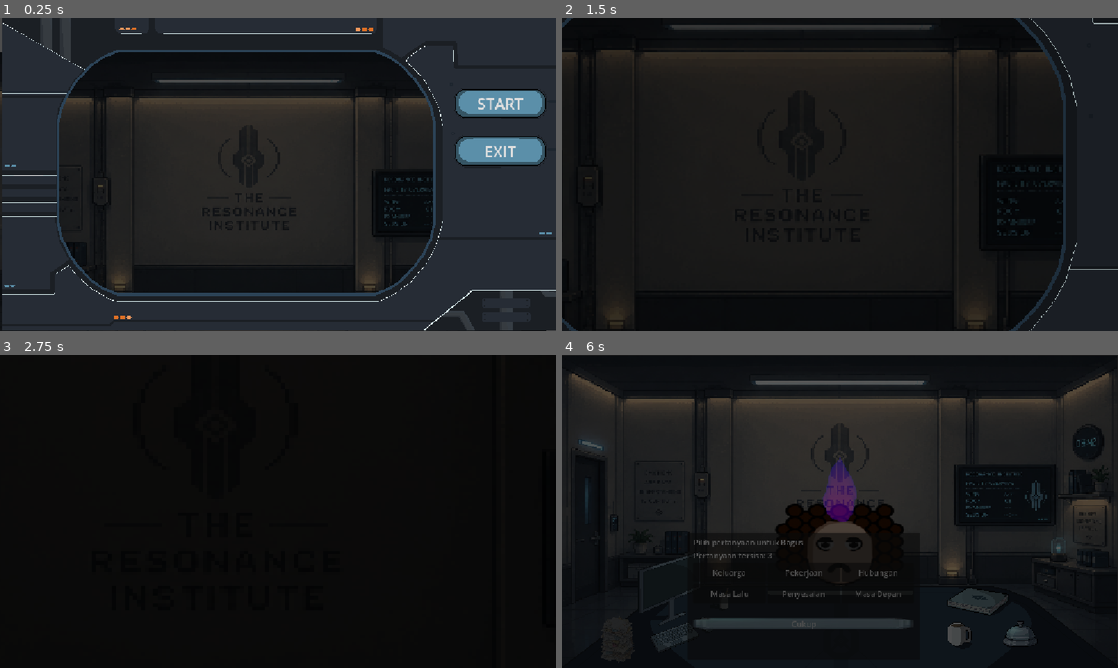
Above: before the commit, frames 1-4 (two rows, left to right).
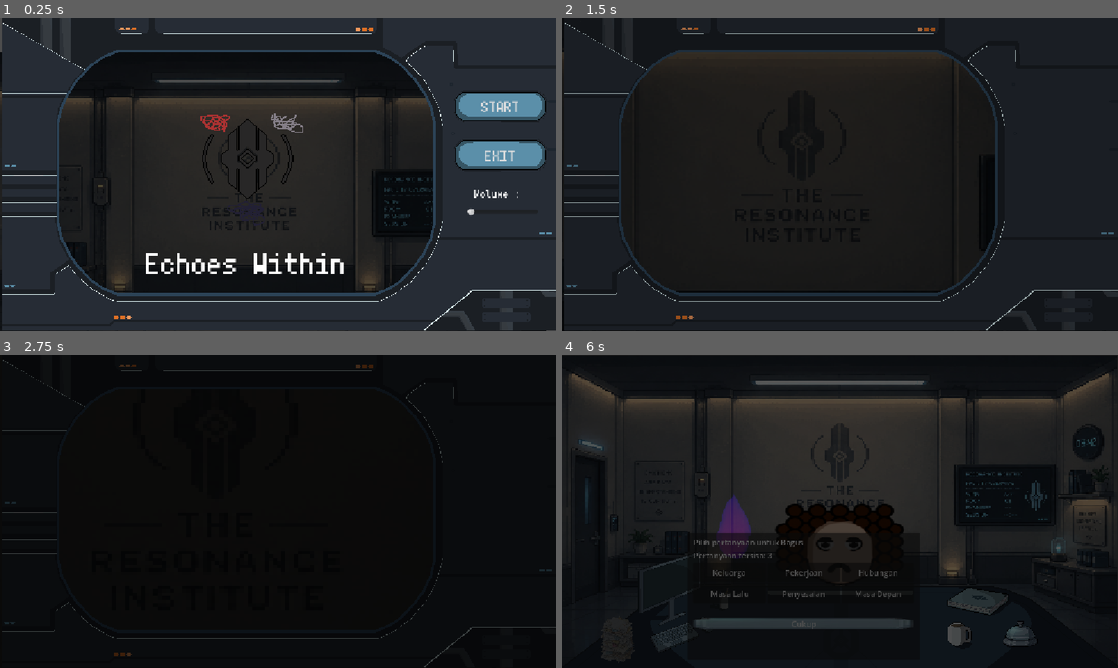
Above: after the commit, the same moments.

Repository: AzkaLufthansa/coral-memory
Game: Godot game, scene res://Scenes/Menu/main_menu.tscn
Two runs of this game, one before a commit and one after it. Both use one fixed random seed, a clock stepped at 60 frames per second and the inputs below.
Inputs (mouse positions are in pixels of both pictures, inside the frame that each line leads up to):
- Up to frame 1 (0.25 s): no input
- Up to frame 2 (1.5 s): click "START" at 0.5 s; move the mouse to (962, 158) at 1.27 s; click (962, 158) at 1.42 s
- Up to frame 3 (2.75 s): move the mouse to (166, 527) at 2.02 s; click (166, 527) at 2.17 s
- Up to frame 4 (6 s): move the mouse to (895, 442) at 2.77 s; click (895, 442) at 2.92 s; move the mouse to (812, 574) at 3.52 s; click (812, 574) at 3.67 s; click (662, 589) at 4.25 s; click (979, 602) at 5 s; click (1023, 636) at 5.75 s

The runs differ from the first frame. In frame 1, 3.4% of the frame differs, in the area x 26-99%, y 22-82%; in frame 2, 8.4%, in the area x 0-100%, y 0-100%; in frame 3, 0.6%; in frame 4, 1.3%.

Commit message:
feat: add logo title, fix some ui

Diff:
--- a/NPC/patient.tscn
+++ b/NPC/patient.tscn
@@ -11,6 +11,10 @@
 [node name="Patient" type="Node2D" unique_id=1105038763]
 script = ExtResource("1_patient")
 
+[node name="Echo" parent="." unique_id=497236418 instance=ExtResource("3_echo")]
+z_index = 2
+position = Vector2(-220, 125)
+
 [node name="Sprite" type="Sprite2D" parent="." unique_id=1556212521]
 position = Vector2(0, 164)
 scale = Vector2(2, 1.5)
@@ -22,10 +26,6 @@
 [node name="ClickShape" type="CollisionShape2D" parent="ClickArea" unique_id=1678553417]
 position = Vector2(5, 208)
 shape = SubResource("RectangleShape2D_click")
-
-[node name="Echo" parent="." unique_id=497236418 instance=ExtResource("3_echo")]
-z_index = 2
-position = Vector2(0, 49)
 
 [node name="NameLabel" type="Label" parent="." unique_id=1826291754]
 offset_left = -180.0
--- a/Scenes/Menu/main_menu.tscn
+++ b/Scenes/Menu/main_menu.tscn
@@ -3,11 +3,50 @@
 [ext_resource type="Script" uid="uid://c3n1vx54gf03u" path="res://Scripts/Menu/main_menu.gd" id="1_pn3xf"]
 [ext_resource type="Texture2D" uid="uid://da5pdn361lsiv" path="res://Assets/RealAssets/bg_cropped.png" id="2_17gaq"]
 [ext_resource type="Texture2D" uid="uid://my1mq8l3cfwa" path="res://Assets/RealAssets/MainMenu/Main Menu Foreground.png" id="3_nbh3q"]
+[ext_resource type="FontFile" uid="uid://csmbxujwlcspk" path="res://Assets/Fonts/Fusion Pixel 10px Monospaced/fusion-pixel-10px-monospaced-ja.otf" id="4_1di0l"]
 [ext_resource type="StyleBox" uid="uid://ipe4o1b1b1ic" path="res://Button_Effect/menu_normal.tres" id="4_4qbh4"]
 [ext_resource type="StyleBox" uid="uid://bajdaf5lgfdj8" path="res://Button_Effect/menu_clicked.tres" id="5_3ko7u"]
 [ext_resource type="Texture2D" uid="uid://dnjdour47lnud" path="res://Assets/Sprites/karpet.png" id="6_gpijq"]
 [ext_resource type="StyleBox" uid="uid://cgqt7rc5rbnya" path="res://Button_Effect/menu_hover.tres" id="6_jqrnd"]
 [ext_resource type="AudioStream" uid="uid://d1kl38618vy5x" path="res://Assets/SFX/Click-1.mp3" id="9_w1xia"]
+[ext_resource type="Texture2D" uid="uid://b71klj1uw1mkc" path="res://Assets/Logo/LogoTitle.png" id="10_w1xia"]
+
+[sub_resource type="Animation" id="Animation_nbh3q"]
+length = 0.001
+tracks/0/type = "value"
+tracks/0/imported = false
+tracks/0/enabled = true
+tracks/0/path = NodePath("Title/Logo:frame")
+tracks/0/interp = 1
+tracks/0/loop_wrap = true
+tracks/0/keys = {
+"times": PackedFloat32Array(0),
+"transitions": PackedFloat32Array(1),
+"update": 1,
+"values": [0]
+}
+
+[sub_resource type="Animation" id="Animation_4qbh4"]
+resource_name = "logo"
+length = 3.3
+tracks/0/type = "value"
+tracks/0/imported = false
+tracks/0/enabled = true
+tracks/0/path = NodePath("Title/Logo:frame")
+tracks/0/interp = 1
+tracks/0/loop_wrap = true
+tracks/0/keys = {
+"times": PackedFloat32Array(0.06999993, 0.40333328, 0.7699999, 1.1366667, 1.4833332, 1.8299999, 2.1533334, 2.51),
+"transitions": PackedFloat32Array(1, 1, 1, 1, 1, 1, 1, 1),
+"update": 1,
+"values": [0, 1, 2, 3, 4, 5, 6, 7]
+}
+
+[sub_resource type="AnimationLibrary" id="AnimationLibrary_3ko7u"]
+_data = {
+&"RESET": SubResource("Animation_nbh3q"),
+&"logo": SubResource("Animation_4qbh4")
+}
 
 [node name="MainMenu" type="CanvasLayer" unique_id=1162107157]
 script = ExtResource("1_pn3xf")
@@ -35,9 +74,10 @@
 [node name="Start" type="Button" parent="Button" unique_id=1640541135]
 layout_mode = 0
 offset_left = 940.0
-offset_top = 144.0
+offset_top = 150.0
 offset_right = 1134.0
-offset_bottom = 210.0
+offset_bottom = 215.99988
+theme_override_fonts/font = ExtResource("4_1di0l")
 theme_override_font_sizes/font_size = 32
 theme_override_styles/normal = ExtResource("4_4qbh4")
 theme_override_styles/pressed = ExtResource("5_3ko7u")
@@ -48,9 +88,10 @@
 [node name="Exit" type="Button" parent="Button" unique_id=1128903568]
 layout_mode = 0
 offset_left = 940.0
-offset_top = 242.0
+offset_top = 250.0
 offset_right = 1134.0
-offset_bottom = 310.0
+offset_bottom = 317.99988
+theme_override_fonts/font = ExtResource("4_1di0l")
 theme_override_font_sizes/font_size = 32
 theme_override_styles/normal = ExtResource("4_4qbh4")
 theme_override_styles/pressed = ExtResource("5_3ko7u")
@@ -185,6 +226,56 @@
 stream = ExtResource("9_w1xia")
 bus = &"Music"
 
+[node name="Title" type="Control" parent="." unique_id=1638160207]
+layout_mode = 3
+anchors_preset = 0
+offset_right = 40.0
+offset_bottom = 40.0
+
+[node name="Logo" type="Sprite2D" parent="Title" unique_id=1402570627]
+position = Vector2(513, 309)
+scale = Vector2(2.3828125, 2.078125)
+texture = ExtResource("10_w1xia")
+hframes = 8
+
+[node name="TitleLabel" type="Label" parent="Title" unique_id=1877470383]
+layout_mode = 0
+offset_left = 302.0
+offset_top = 473.0
+offset_right = 718.0
+offset_bottom = 538.0
+theme_override_fonts/font = ExtResource("4_1di0l")
+theme_override_font_sizes/font_size = 64
+text = "Echoes Within"
+
+[node name="AnimationPlayer" type="AnimationPlayer" parent="." unique_id=42054587]
+libraries/ = SubResource("AnimationLibrary_3ko7u")
+autoplay = &"logo"
+
+[node name="Volume" type="Control" parent="." unique_id=1479695498]
+layout_mode = 3
+anchors_preset = 0
+offset_right = 40.0
+offset_bottom = 40.0
+
+[node name="HSlider" type="HSlider" parent="Volume" unique_id=1799483421]
+layout_mode = 0
+offset_left = 968.0
+offset_top = 393.0
+offset_right = 1115.0
+offset_bottom = 410.0
+max_value = 10.0
+
+[node name="Label" type="Label" parent="Volume" unique_id=428525921]
+layout_mode = 0
+offset_left = 983.0
+offset_top = 350.0
+offset_right = 1079.0
+offset_bottom = 375.0
+theme_override_fonts/font = ExtResource("4_1di0l")
+theme_override_font_sizes/font_size = 24
+text = "Volume :"
+
 [connection signal="pressed" from="Button/Start" to="." method="_on_start_pressed"]
 [connection signal="pressed" from="Button/Exit" to="." method="_on_exit_pressed"]
 [connection signal="pressed" from="Settings/Sound/Decrease" to="." method="_on_decrease_pressed"]
--- a/Scenes/main.gd
+++ b/Scenes/main.gd
@@ -205,8 +205,6 @@
 	if is_instance_valid(echo_inspect): echo_inspect.visible = false
 
 
-# --- Game over / ending ---
-
 func _on_echo_burst(patient: PatientData) -> void:
 	_close_all_panels()
 	game_over_screen.show_burst(patient)
--- a/Scripts/Menu/main_menu.gd
+++ b/Scripts/Menu/main_menu.gd
@@ -1,9 +1,13 @@
 extends CanvasLayer
 
-# Referensi ke node yang dibutuhkan
 @onready var background = $Background
 @onready var frontground = $Frontground
 @onready var button_container: Control = $Button
+@onready var title_container: Control = $Title
+@onready var volume_container: Control = $Volume
+
+# Catatan: Jika $Label throw error (null), sesuaikan path-nya ke $Volume/Label atau $Title/TitleLabel
+@onready var label = $Volume/Label
 
 func _ready() -> void:
 	visible = true
@@ -13,45 +17,44 @@
 func _on_start_pressed() -> void:
 	$SFX_Click.play()
 
-	# 1. Pastikan Frontground terlihat dan sembunyikan Tombol
 	frontground.visible = true
 	button_container.visible = false
+	title_container.visible = false
+	volume_container.visible = false
 
-	# 2. Atur pivot (titik tumpu) background DAN frontground ke tengah
 	if "pivot_offset" in background and "size" in background:
 		background.pivot_offset = background.size / 2.0
+
+	if "pivot_offset" in label and "size" in label:
+		label.pivot_offset = label.size / 2.0
 
 	if "pivot_offset" in frontground and "size" in frontground:
 		frontground.pivot_offset = frontground.size / 2.0
 
-	# Ubah angka 3.0 di bawah ini untuk mengatur seberapa lambat transisinya
 	var zoom_duration: float = 3.0
-
-	# --- PERBAIKAN DI SINI (SOLUSI SKALA RELATIF) ---
-	# Kita tentukan berapa kali lipat mereka membesar (misal: 3x lipat)
 	var zoom_factor: float = 3.0
 
-	# Hitung target skala akhir berdasarkan skala mereka saat ini
 	var bg_target_scale = background.scale * zoom_factor
 	var fg_target_scale = frontground.scale * zoom_factor
+	var lb_target_scale = label.scale * zoom_factor
 
-	# 3. Buat animasi Zoom In untuk Latar Belakang dan Depan
 	var tween := create_tween()
 
-	# Gunakan target yang sudah dihitung agar pertumbuhannya proporsional (kecepatan sama)
-	# Zoom untuk background
 	tween.tween_property(background, "scale", bg_target_scale, zoom_duration)\
 		.set_trans(Tween.TRANS_SINE)\
 		.set_ease(Tween.EASE_IN_OUT)
 
-	# Menggunakan parallel() agar zoom frontground berjalan bersamaan dengan background
+	tween.tween_property(label, "scale", lb_target_scale, zoom_duration)\
+		.set_trans(Tween.TRANS_SINE)\
+		.set_ease(Tween.EASE_IN_OUT)
+
 	tween.parallel().tween_property(frontground, "scale", fg_target_scale, zoom_duration)\
 		.set_trans(Tween.TRANS_SINE)\
 		.set_ease(Tween.EASE_IN_OUT)
 
-	# 4. Jalankan fade out audio dan ganti scene menggunakan durasi yang sama
 	AudioFade.fade_out($BGM, zoom_duration)
 	FadeToBlack.fade_to_scene("res://Scenes/main.tscn", zoom_duration)
 
 func _on_exit_pressed() -> void:
+	$SFX_Click.play()
 	get_tree().quit()
--- a/UI/guide_book.gd
+++ b/UI/guide_book.gd
@@ -9,25 +9,19 @@
 var current_page_index: int = 0
 
 func _ready() -> void:
-	# Hubungkan signal pressed ke fungsi
-	#next_button.pressed.connect(_on_next_button_pressed)
-	#close_button.pressed.connect(_on_close_button_pressed)
 
-	# Mengumpulkan semua node halaman secara otomatis
-	# Kita mengambil semua child dari PanelContainer kecuali ButtonOverlay
 	for child in panel_container.get_children():
 		if child.name != "ButtonOverlay":
 			pages.append(child)
 
-	# Tampilkan halaman pertama saat awal mula
+
 	update_page_visibility()
 
 func update_page_visibility() -> void:
 	if pages.is_empty():
 		return
 
-	# Looping ke semua halaman yang terdaftar
-	# Halaman akan terlihat (visible = true) hanya jika indeksnya sama dengan current_page_index
+
 	for i in range(pages.size()):
 		pages[i].visible = (i == current_page_index)
 
@@ -35,16 +29,13 @@
 	if pages.is_empty():
 		return
 
-	# Putar suara kertas
+
 	if paper_sound and paper_sound.stream:
 		paper_sound.play()
 
-	# Lanjut ke halaman berikutnya (menggunakan modulo % agar kembali ke 0 jika sudah di akhir)
 	current_page_index = (current_page_index + 1) % pages.size()
 
-	# Perbarui tampilan
 	update_page_visibility()
 
 func _on_close_button_pressed() -> void:
-	# Sembunyikan buku saat tombol close diklik
 	visible = false
--- a/UI/guide_book.tscn
+++ b/UI/guide_book.tscn
@@ -155,20 +155,20 @@
 anchors_preset = -1
 anchor_right = 0.024
 anchor_bottom = 0.029000001
-offset_left = 247.0
-offset_top = 137.0
-offset_right = 271.024
-offset_bottom = 154.745
+offset_left = 266.0
+offset_top = 164.0
+offset_right = 279.024
+offset_bottom = 174.745
 theme_override_styles/normal = SubResource("StyleBoxTexture_7wd2l")
 theme_override_styles/pressed = SubResource("StyleBoxTexture_owa6n")
 theme_override_styles/hover = SubResource("StyleBoxTexture_6vnta")
 
 [node name="CloseButton" type="Button" parent="PanelContainer/ButtonOverlay" unique_id=2106095874]
 layout_mode = 0
-offset_left = 294.0
-offset_top = -234.0
-offset_right = 314.0
-offset_bottom = -211.0
+offset_left = 548.0
+offset_top = -288.0
+offset_right = 597.0
+offset_bottom = -249.0
 theme_override_styles/normal = SubResource("StyleBoxTexture_r8qnq")
 text = "X"
 
--- a/UI/office_objects.tscn
+++ b/UI/office_objects.tscn
@@ -27,6 +27,9 @@
 [sub_resource type="StyleBoxTexture" id="StyleBoxTexture_6vnta"]
 texture = ExtResource("3_px13u")
 
+[sub_resource type="StyleBoxTexture" id="StyleBoxTexture_bkrp2"]
+texture = ExtResource("3_px13u")
+
 [node name="OfficeObjects" type="CanvasLayer" unique_id=1786024609]
 script = ExtResource("1_office")
 
@@ -52,7 +55,7 @@
 offset_right = 288.0
 offset_bottom = 565.0
 theme_override_styles/normal = ExtResource("5_ngtvf")
-theme_override_styles/pressed = ExtResource("6_iq73t")
+theme_override_styles/pressed = ExtResource("7_bkrp2")
 theme_override_styles/hover = ExtResource("7_bkrp2")
 
 [node name="NotebookButton" type="Button" parent="." unique_id=1227294797]
@@ -73,7 +76,7 @@
 offset_right = 938.0
 offset_bottom = 540.0
 theme_override_styles/normal = SubResource("StyleBoxTexture_62yky")
-theme_override_styles/pressed = SubResource("StyleBoxTexture_r8qnq")
+theme_override_styles/pressed = SubResource("StyleBoxTexture_bkrp2")
 theme_override_styles/hover = SubResource("StyleBoxTexture_6vnta")
 
 [node name="MonitorButton" type="Button" parent="." unique_id=1289849380]
@@ -104,7 +107,7 @@
 offset_right = 994.0
 offset_bottom = 610.0
 theme_override_styles/normal = ExtResource("10_x1tq2")
-theme_override_styles/pressed = ExtResource("11_ngtvf")
+theme_override_styles/pressed = ExtResource("12_iq73t")
 theme_override_styles/hover = ExtResource("12_iq73t")
 
 [node name="Click" type="AudioStreamPlayer" parent="." unique_id=197186495]
--- a/UI/patient_file.gd
+++ b/UI/patient_file.gd
@@ -144,9 +144,6 @@
 	if close_button: close_button.visible = is_show
 	if title_label: title_label.visible = is_show
 
-
-# --- FUNGSI NAVIGASI JADWAL (PAGINASI) ---
-
 func _on_right_arrow_pressed() -> void:
 	_play_click()
 	page1.hide()
--- a/UI/patient_file.tscn
+++ b/UI/patient_file.tscn
@@ -809,15 +809,15 @@
 [node name="CloseButton" type="Button" parent="." unique_id=1291277582]
 unique_name_in_owner = true
 layout_mode = 0
-offset_left = 372.0
-offset_top = 501.0
-offset_right = 475.0
-offset_bottom = 524.0
+offset_left = 766.0
+offset_top = 42.0
+offset_right = 798.0
+offset_bottom = 65.0
 theme_override_styles/normal = ExtResource("2_heg3a")
 theme_override_styles/pressed = ExtResource("3_0uu54")
 theme_override_styles/hover = ExtResource("4_kvcxo")
 theme_override_styles/hover_pressed = ExtResource("5_il2yw")
-text = "Tutup Berkas"
+text = "X"
 
 [node name="PatientButton" type="Button" parent="." unique_id=614596904]
 layout_mode = 0
Binary file added: Assets/Logo/LogoTitle.png
Not shown, added: Assets/Logo/LogoTitle.png.import
